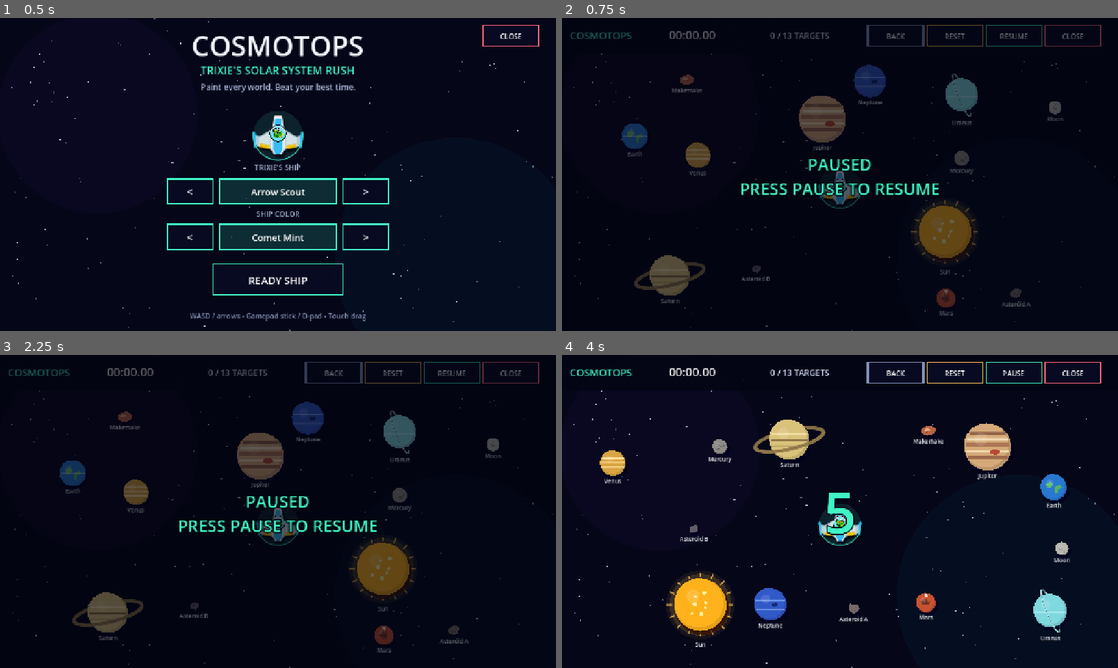
Above: before the commit, frames 1-4 (two rows, left to right).
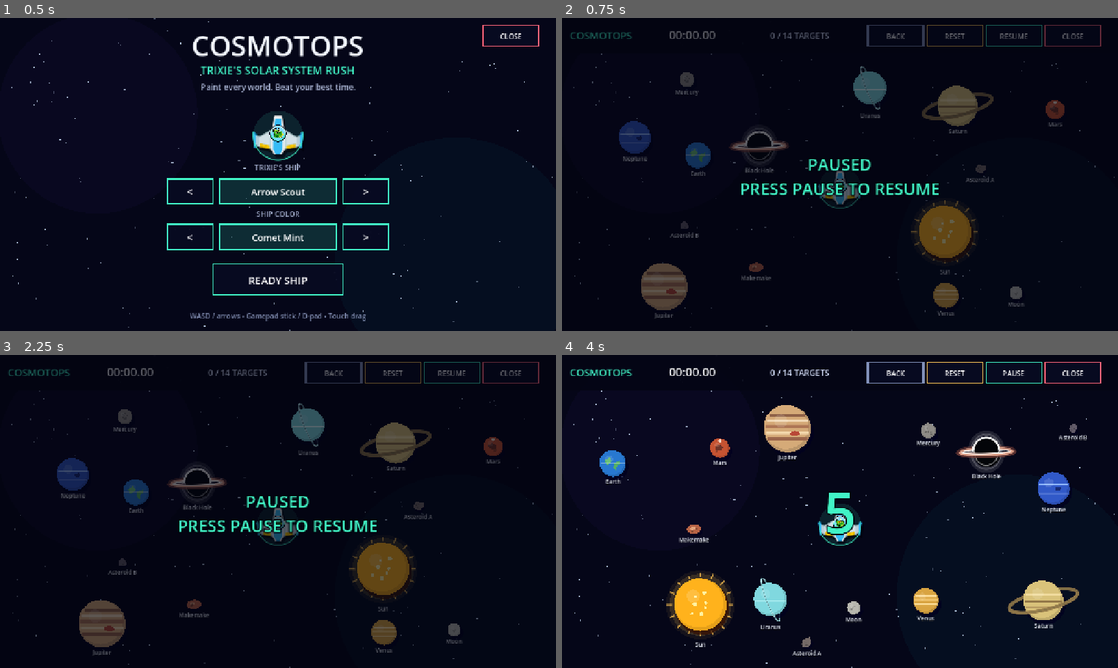
Above: after the commit, the same moments.

Repository: Ceratops-Code/Cosmotops
Game: Godot game, scene res://main.tscn
The game is run twice, just before and just after one commit, with the same random seed, the same clock (stepped at 60 frames per second) and the same inputs.
Inputs (mouse positions are in pixels of both pictures, inside the frame that each line leads up to):
- Up to frame 1 (0.5 s): no input
- Up to frame 2 (0.75 s): tap Enter at 0.5 s; move the mouse to (962, 158) at 0.52 s; hold D from 0.53 s (still down); tap P at 0.6 s; click (962, 158) at 0.67 s
- Up to frame 3 (2.25 s): tap Space at 0.77, 1.25 s; release D at 1.25 s; drag from (166, 527) to (250, 574) at 1.27 s; tap Enter at 2, 2.1 s; move the mouse to (333, 442) at 2.02 s; hold D from 2.03 s (still down)
- Up to frame 4 (4 s): release D at 2.75 s; tap Space at 2.75, 3.77 s; drag from (812, 574) to (673, 464) at 2.77 s; tap Enter at 3.5 s; move the mouse to (1006, 558) at 3.52 s; hold A from 3.53 s (still down); tap R at 3.6 s

Frame 1 is identical in both runs. In frame 2, 5.8% of the frame differs, in the area x 10-91%, y 4-96%; in frame 3, 5.8%; in frame 4, 6.2%, in the area x 6-95%, y 4-96%.

Commit message:
Add procedural black hole

Diff:
--- a/scripts/main.gd
+++ b/scripts/main.gd
@@ -216,6 +216,7 @@
 	# Radii deliberately compress the real scale while preserving the recognizable hierarchy.
 	return [
 		{"name": "Sun", "radius": 60.0, "style": "sun"},
+		{"name": "Black Hole", "radius": 30.0, "style": "black_hole"},
 		{"name": "Jupiter", "radius": 54.0, "style": "jupiter"},
 		{"name": "Saturn", "radius": 46.0, "style": "saturn"},
 		{"name": "Uranus", "radius": 38.0, "style": "uranus"},
@@ -282,11 +283,11 @@
 			return positions
 	# This irregular layout is reachable only if every randomized packing attempt fails.
 	return [
-		Vector2(150.0, 190.0), Vector2(1010.0, 590.0), Vector2(1110.0, 210.0),
-		Vector2(210.0, 550.0), Vector2(920.0, 180.0), Vector2(390.0, 250.0),
-		Vector2(1120.0, 430.0), Vector2(500.0, 590.0), Vector2(740.0, 180.0),
-		Vector2(320.0, 460.0), Vector2(780.0, 585.0), Vector2(520.0, 145.0),
-		Vector2(680.0, 420.0),
+		Vector2(150.0, 190.0), Vector2(1080.0, 180.0), Vector2(1020.0, 580.0),
+		Vector2(220.0, 560.0), Vector2(780.0, 170.0), Vector2(430.0, 180.0),
+		Vector2(1120.0, 390.0), Vector2(500.0, 580.0), Vector2(880.0, 560.0),
+		Vector2(330.0, 400.0), Vector2(820.0, 390.0), Vector2(500.0, 360.0),
+		Vector2(670.0, 590.0), Vector2(650.0, 140.0),
 	]
 
 
@@ -294,6 +295,7 @@
 	var radius := float(spec["radius"])
 	match String(spec["style"]):
 		"sun": return radius * 1.22
+		"black_hole": return radius * 2.25
 		"saturn": return radius * 1.75
 		"uranus": return radius * 1.38
 		"makemake": return radius * 1.30
--- a/scripts/planet.gd
+++ b/scripts/planet.gd
@@ -33,6 +33,9 @@
 		"sun":
 			base_color = Color("ffb21c")
 			accent_color = Color("fff2a1")
+		"black_hole":
+			base_color = Color("030509")
+			accent_color = Color("fffdf5")
 		"mercury":
 			base_color = Color("8e8b86")
 			accent_color = Color("c8c1b8")
@@ -105,7 +108,7 @@
 
 func _process(delta: float) -> void:
 	pulse_time += delta
-	if captured or exploding:
+	if captured or exploding or body_style == "black_hole":
 		queue_redraw()
 
 
@@ -167,7 +170,9 @@
 	if ringed:
 		_draw_ring(color, false)
 
-	if body_style == "sun":
+	if body_style == "black_hole":
+		_draw_black_hole()
+	elif body_style == "sun":
 		_draw_sun(color)
 	elif body_style.begins_with("asteroid"):
 		_draw_asteroid(color)
@@ -230,6 +235,44 @@
 	draw_circle(Vector2(-radius * 0.28, -radius * 0.33), radius * 0.25, Color(1.0, 1.0, 1.0, 0.16))
 
 
+func _draw_black_hole() -> void:
+	var shimmer := 0.94 + sin(pulse_time * 1.7) * 0.06
+	var halo_color := accent_color.lerp(Color("f4f8ff"), 0.35)
+	var disk_color := Color("e5a68d").lerp(captured_color.lightened(0.28), capture_progress)
+	var disk_shadow := Color("7a4039").lerp(captured_color.darkened(0.30), capture_progress)
+
+	# Broad, dim lensing rings establish the silhouette before the bright photon halo.
+	var outer_halo := _ellipse_points(radius * 1.28, radius * 1.48, 0.0, TAU, 72)
+	draw_polyline(outer_halo, Color(halo_color, 0.12 * shimmer), 8.0, true)
+	var middle_halo := _ellipse_points(radius * 1.12, radius * 1.30, 0.0, TAU, 72)
+	draw_polyline(middle_halo, Color(halo_color, 0.24 * shimmer), 5.0, true)
+
+	# The far side of the accretion disk sits behind the event horizon.
+	for band in [
+		[radius * 2.12, radius * 0.34, 9.0, Color(disk_shadow, 0.58)],
+		[radius * 1.96, radius * 0.25, 6.0, Color(disk_color, 0.82)],
+		[radius * 1.78, radius * 0.18, 3.0, Color(halo_color, 0.90)],
+	]:
+		var disk := _ellipse_points(float(band[0]), float(band[1]), PI, TAU, 56, -0.025)
+		draw_polyline(disk, band[3], float(band[2]), true)
+
+	# The event horizon remains black so it is identifiable after capture.
+	draw_circle(Vector2(2.0, 4.0), radius * 1.04, Color(0.0, 0.0, 0.0, 0.70))
+	draw_circle(Vector2.ZERO, radius, base_color)
+	var photon_ring := _ellipse_points(radius * 1.02, radius * 1.08, PI, TAU, 44)
+	draw_polyline(photon_ring, Color(halo_color, 0.98 * shimmer), 4.5, true)
+	var lower_lensing := _ellipse_points(radius * 0.92, radius * 1.04, 0.0, PI, 36)
+	draw_polyline(lower_lensing, Color(halo_color, 0.48 * shimmer), 2.5, true)
+
+	# The near side crosses in front, producing the bright horizontal streak in the reference.
+	var front_glow := _ellipse_points(radius * 2.15, radius * 0.31, 0.0, PI, 56, -0.025)
+	draw_polyline(front_glow, Color(disk_shadow, 0.74), 10.0, true)
+	var front_disk := _ellipse_points(radius * 2.02, radius * 0.23, 0.0, PI, 56, -0.025)
+	draw_polyline(front_disk, Color(disk_color, 0.94), 6.0, true)
+	var white_edge := _ellipse_points(radius * 1.88, radius * 0.16, 0.0, PI, 48, -0.025)
+	draw_polyline(white_edge, Color(halo_color, 0.96 * shimmer), 2.5, true)
+
+
 func _draw_band(y: float, thickness: float, color: Color) -> void:
 	var half_width := sqrt(maxf(0.0, radius * radius - y * y)) * 0.92
 	draw_line(Vector2(-half_width, y), Vector2(half_width, y), color, maxf(1.0, thickness), true)
@@ -319,6 +362,8 @@
 	var half_height := radius
 	if body_style == "sun":
 		half_height = radius + 20.0
+	elif body_style == "black_hole":
+		half_height = radius * 1.50
 	if ringed:
 		half_height = maxf(half_height, absf(ring_rx * sin(ring_angle)) + absf(ring_ry * cos(ring_angle)))
 	var label_y := half_height + 18.0
Not shown, changed: README.md
